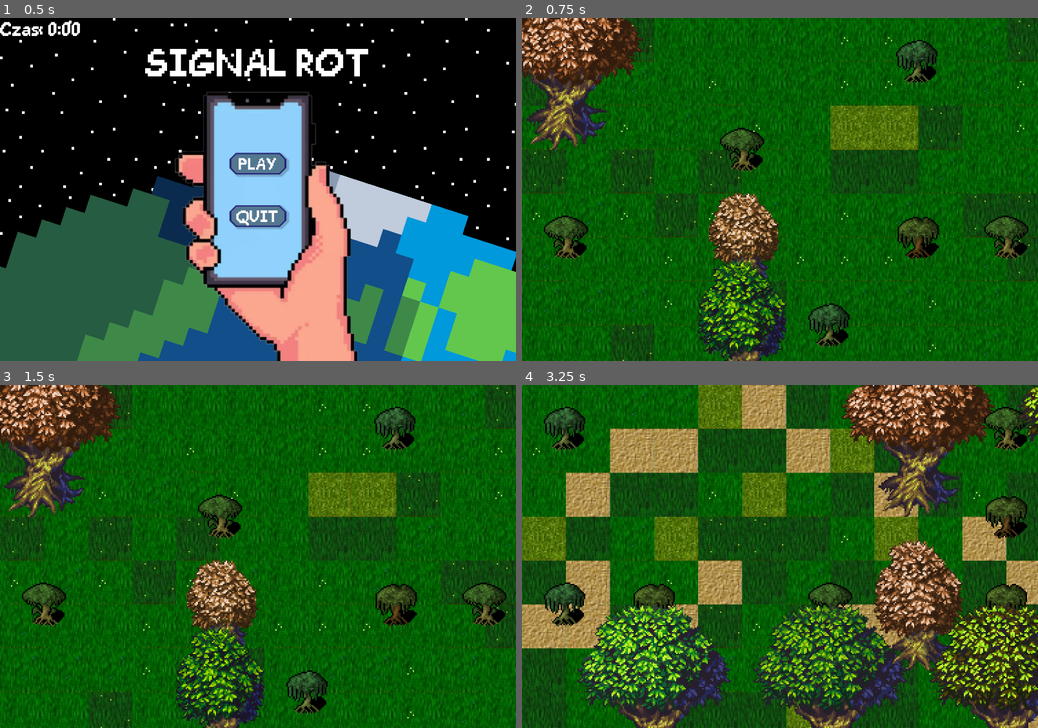
Above: before the commit, frames 1-4 (two rows, left to right).
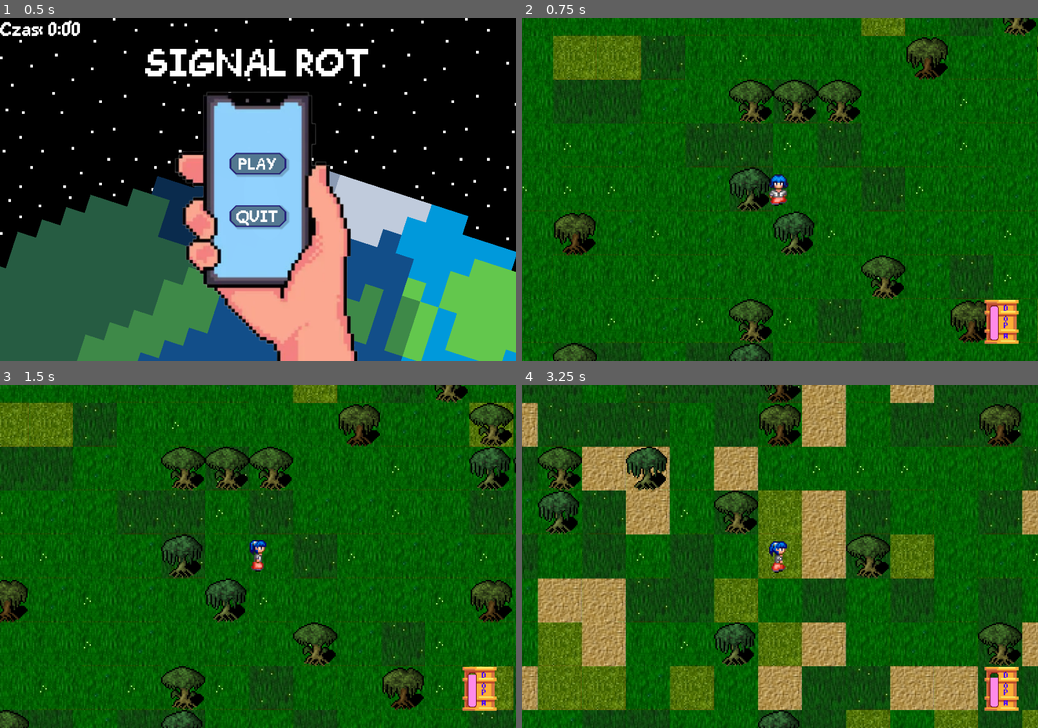
Above: after the commit, the same moments.

Repository: mikowy001/hackaton26
Game: Godot game, scene res://scenes/Main_Menu.tscn
Two runs of this game, one before a commit and one after it. Both use one fixed random seed, a clock stepped at 60 frames per second and the inputs below.
Inputs:
- Up to frame 1 (0.5 s): no input
- Up to frame 2 (0.75 s): click "PLAY" at 0.5 s
- Up to frame 3 (1.5 s): tap Enter at 1.25 s; hold D (move_right) from 1.28 s (still down); tap Space (spacja) at 1.35 s
- Up to frame 4 (3.25 s): release D (move_right) at 2.03 s; hold Down (ui_down) 2.03-2.78 s; tap Space (spacja) at 2.1, 2.85 s; hold D (move_right) from 2.78 s (still down)

Frame 1 is identical in both runs. In frame 2, 40% of the frame differs, in the area x 0-100%, y 0-100%; in frame 3, 43%; in frame 4, 78%.

Commit message:
Revert "Mia v3"

Diff:
--- a/scenes/Player/Player.tscn
+++ b/scenes/Player/Player.tscn
@@ -1,8 +1,8 @@
 [gd_scene format=3 uid="uid://weule5axyb1"]
 
 [ext_resource type="Texture2D" uid="uid://r4t4ru48f34s" path="res://assets/debilka.png" id="1_h00vy"]
-[ext_resource type="Script" uid="uid://8t7544e0bpuq" path="res://scenes/Player/movement.gd" id="1_ky53y"]
-[ext_resource type="Script" uid="uid://damtci6x00tvv" path="res://scenes/Player/sciemnianie.gd" id="2_ved6o"]
+[ext_resource type="Script" uid="uid://cvu1dv7a8rqdq" path="res://scripts/player/player.gd" id="1_ved6o"]
+[ext_resource type="Shader" uid="uid://7ujk612gd6es" path="res://scenes/Player/dopamine.gdshader" id="3_bvqhm"]
 [ext_resource type="PackedScene" uid="uid://ovts6dnrx0w5" path="res://scenes/ui/dopamine_bar.tscn" id="3_ved6o"]
 
 [sub_resource type="AtlasTexture" id="AtlasTexture_h00vy"]
@@ -175,11 +175,13 @@
 radius = 5.0
 height = 16.0
 
+[sub_resource type="ShaderMaterial" id="ShaderMaterial_ky53y"]
+shader = ExtResource("3_bvqhm")
+shader_parameter/nightness = 0.0
+shader_parameter/night_tint = Color(0.08, 0.12, 0.28, 1)
+
 [node name="Player" type="CharacterBody2D" unique_id=2074806864]
 script = ExtResource("1_ved6o")
-
-[node name="CanvasModulate" type="CanvasModulate" parent="." unique_id=1403899919]
-script = ExtResource("2_ved6o")
 
 [node name="AnimatedSprite2D" type="AnimatedSprite2D" parent="." unique_id=1444178757]
 sprite_frames = SubResource("SpriteFrames_4galn")
@@ -198,3 +200,13 @@
 offset_right = 153.0
 offset_bottom = 85.0
 scale = Vector2(0.5, 0.5)
+
+[node name="CanvasGroup" type="CanvasGroup" parent="." unique_id=575651364]
+
+[node name="ColorRect" type="ColorRect" parent="CanvasGroup" unique_id=327469355]
+material = SubResource("ShaderMaterial_ky53y")
+anchors_preset = 15
+anchor_right = 1.0
+anchor_bottom = 1.0
+grow_horizontal = 2
+grow_vertical = 2
--- a/scenes/Player/sciemnianie.gd
+++ /dev/null
@@ -1,15 +0,0 @@
-extends CanvasModulate
-
-@onready var bar = $"../Camera2D/DopamineBar"
-@onready var canva = $"../CanvasModulate"
-
-const MAX_DOPAMINE := 100.0
-const MIN_BRIGHTNESS := 0.08
-
-
-func _process(_delta: float) -> void:
-	var ratio := clampf(bar.get_dopamine() / MAX_DOPAMINE, 0.0, 1.0)
-
-	var brightness := MIN_BRIGHTNESS + (1.0 - MIN_BRIGHTNESS) * ratio
-	color = Color(brightness, brightness, brightness)
-	canva.color = color
--- a/scripts/ui/dopamine_bar.gd
+++ b/scripts/ui/dopamine_bar.gd
@@ -1,8 +1,6 @@
 extends Node
 
 @onready var theBar = $TextureProgressBar
-
-
 
 var dopamine = 100.0;
 var paused = false;
@@ -16,7 +14,6 @@
 	elif(value < theBar.get_min()): theBar.set_value(theBar.get_min()); return;
 	theBar.set_value(value);
 	dopamine = value;
-
 
 func get_drain_rate():
 	return drain_rate;
--- a/shaders/dopamine_horror.gdshader
+++ /dev/null
@@ -1,70 +0,0 @@
-shader_type canvas_item;
-render_mode unshaded;
-
-// Screen texture sampled with nearest filtering - no smoothing, so pixels stay chunky.
-uniform sampler2D SCREEN_TEXTURE : hint_screen_texture, repeat_disable, filter_nearest;
-
-// 0.0 = fully sane, 1.0 = dopamine empty. Driven by sciemnianie.gd.
-uniform float horror : hint_range(0.0, 1.0) = 0.0;
-uniform float pixel_scale : hint_range(1.0, 8.0) = 2.0;
-
-float hash(vec2 p) {
-	return fract(sin(dot(p, vec2(127.1, 311.7))) * 43758.5453123);
-}
-
-// Classic 4x4 Bayer matrix without a texture lookup.
-float bayer2(vec2 a) {
-	a = floor(a);
-	return fract(a.x / 2.0 + a.y * a.y * 0.75);
-}
-
-float bayer4(vec2 a) {
-	return bayer2(a * 0.5) * 0.25 + bayer2(a);
-}
-
-void fragment() {
-	// Snap every lookup to a pixel grid.
-	vec2 px = SCREEN_PIXEL_SIZE * pixel_scale;
-	vec2 uv = (floor(SCREEN_UV / px) + 0.5) * px;
-
-	// Blocky horizontal tears - offsets are whole screen pixels.
-	float slice = floor(uv.y / (8.0 * px.y));
-	float tick = floor(TIME * 7.0);
-	float tear = step(1.0 - 0.16 * horror, hash(vec2(slice, tick)));
-	uv.x += (hash(vec2(slice + 19.0, tick)) - 0.5) * 32.0 * px.x * tear * horror;
-	uv = clamp(uv, px * 0.5, vec2(1.0) - px * 0.5);
-
-	vec3 col = texture(SCREEN_TEXTURE, uv).rgb;
-
-	// Drain the colour.
-	float gray = dot(col, vec3(0.2126, 0.7152, 0.0722));
-	col = mix(col, vec3(gray), horror);
-
-	// Crimson creeps into what shadows remain.
-	col = mix(col, vec3(0.22, 0.0, 0.03), horror * (1.0 - gray) * 0.8);
-
-	// Ordered dithering into a shrinking palette - retro crunch, no blur.
-	float levels = mix(256.0, 4.0, horror);
-	float dither = (bayer4(floor(uv / px)) - 0.5) * horror / levels;
-	col = floor((col + dither) * levels + 0.5) / levels;
-
-	// Stepped vignette - the dark closes in.
-	vec2 centered = (uv - 0.5) * vec2(SCREEN_PIXEL_SIZE.y / SCREEN_PIXEL_SIZE.x, 1.0);
-	float vignette = 1.0 - smoothstep(0.25, 0.95, length(centered));
-	vignette = floor(vignette * 8.0 + 0.5) / 8.0;
-	col *= mix(1.0, vignette, horror);
-
-	// Hard scanlines.
-	float scan = mod(floor(uv.y / (2.0 * px.y)), 2.0);
-	col *= mix(1.0, mix(0.85, 1.0, scan), horror);
-
-	// Heartbeat and sparse static snow.
-	float beat = pow(max(0.0, sin(TIME * 5.5)), 16.0);
-	col.r += beat * horror * 0.12;
-
-	vec2 cell = floor(uv / (3.0 * px));
-	float snow = step(1.0 - 0.02 * horror, hash(cell + floor(TIME * 16.0)));
-	col = mix(col, vec3(0.9), snow * horror * 0.8);
-
-	COLOR = vec4(clamp(col, 0.0, 1.0), 1.0);
-}
--- a/world.gd
+++ b/world.gd
@@ -21,16 +21,15 @@
 		print(info)
 
 func _process(delta: float) -> void:
-	if(debug):
-		if Input.is_action_pressed("ui_up"):
-			noise_scale += 0.1
-			print(noise_scale)
-			generate_map()
+	if Input.is_action_pressed("ui_up"):
+		noise_scale += 0.1
+		print(noise_scale)
+		generate_map()
 
-		if Input.is_action_pressed("ui_down"):
-			noise_scale -= 0.1
-			print(noise_scale)
-			generate_map()
+	if Input.is_action_pressed("ui_down"):
+		noise_scale -= 0.1
+		print(noise_scale)
+		generate_map()
 
 
 func generate_map():
@@ -53,14 +52,13 @@
 				)
 			elif (random_for_tree == 1):
 				var arrayX = [8, 10, 12, 14, 0, 2, 4, 6, 0, 4, 8, 12]
-				var arrayY = [0, 0, 0, 0, 2, 2, 2, 2, 5, 5, 5, 5]
+				var arrayY = [0, 0, 0, 0, 2, 2, 2, 2, 4, 4, 4, 4]
 				var ranarr = randi_range(0, 11)
 				tree_layer.set_cell(
 					Vector2i(x, y),
 					1,
 					Vector2i(arrayX[ranarr], arrayY[ranarr])
 				)
-
 
 			var noise_value = noise.get_noise_2d(x, y) * noise_scale
 
--- a/world.tscn
+++ b/world.tscn
@@ -3,7 +3,6 @@
 [ext_resource type="Script" uid="uid://bds6thy4xl16c" path="res://world.gd" id="1_fj7yv"]
 [ext_resource type="Texture2D" uid="uid://ch86xgemoeg1j" path="res://assets/world_sprites.png" id="3_aqk2v"]
 [ext_resource type="PackedScene" uid="uid://weule5axyb1" path="res://scenes/Player/Player.tscn" id="3_tlwt5"]
-[ext_resource type="Texture2D" uid="uid://cf0ovo44ss3te" path="res://assets/tree-variations.png" id="4_036b0"]
 [ext_resource type="PackedScene" uid="uid://d0i4i6bl1mf3b" path="res://scenes/mechanics/hotspot.tscn" id="4_aqk2v"]
 
 [sub_resource type="TileSetAtlasSource" id="TileSetAtlasSource_tlwt5"]
@@ -63,46 +62,13 @@
 2:2/0 = 0
 2:2/0/physics_layer_0/polygon_0/points = PackedVector2Array(-16, -16, 16, -16, 16, 16, -16, 16)
 
-[sub_resource type="TileSetAtlasSource" id="TileSetAtlasSource_dwbse"]
-texture = ExtResource("4_036b0")
+[sub_resource type="TileSetAtlasSource" id="TileSetAtlasSource_036b0"]
 texture_region_size = Vector2i(32, 32)
 0:0/0 = 0
 2:0/0 = 0
 4:0/0 = 0
 6:0/0 = 0
 8:0/0 = 0
-8:0/0/physics_layer_0/polygon_0/points = PackedVector2Array(14.111847, 32, 14.676323, -21.450008, -16.36974, -20.885532, -11.2894745, 24.836853)
-10:0/size_in_atlas = Vector2i(2, 2)
-10:0/0 = 0
-10:0/0/physics_layer_0/polygon_0/points = PackedVector2Array(14.111847, 32, 14.676323, -21.450008, -16.36974, -20.885532, -11.2894745, 24.836853)
-12:0/size_in_atlas = Vector2i(2, 2)
-12:0/0 = 0
-12:0/0/physics_layer_0/polygon_0/points = PackedVector2Array(14.111847, 32, 14.676323, -21.450008, -16.36974, -20.885532, -11.2894745, 24.836853)
-14:0/size_in_atlas = Vector2i(2, 2)
-14:0/0 = 0
-14:0/0/physics_layer_0/polygon_0/points = PackedVector2Array(14.111847, 32, 14.676323, -21.450008, -16.36974, -20.885532, -11.2894745, 24.836853)
-6:2/size_in_atlas = Vector2i(2, 3)
-6:2/0 = 0
-6:2/0/physics_layer_0/polygon_0/points = PackedVector2Array(-14.111847, 32, -12.418423, 20.32106, 12.982903, 19.756584, 15.805267, 32)
-4:2/size_in_atlas = Vector2i(2, 3)
-4:2/0 = 0
-4:2/0/physics_layer_0/polygon_0/points = PackedVector2Array(-14.111847, 32, -12.418423, 20.32106, 12.982903, 19.756584, 15.805267, 32)
-2:2/size_in_atlas = Vector2i(2, 3)
-2:2/0 = 0
-2:2/0/physics_layer_0/polygon_0/points = PackedVector2Array(-14.111847, 32, -12.418423, 20.32106, 12.982903, 19.756584, 15.805267, 32)
-0:2/size_in_atlas = Vector2i(2, 3)
-0:2/0 = 0
-0:2/0/physics_layer_0/polygon_0/points = PackedVector2Array(-14.111847, 32, -12.418423, 20.32106, 12.982903, 19.756584, 15.805267, 32)
-0:5/size_in_atlas = Vector2i(4, 4)
-0:5/0 = 0
-0:5/0/physics_layer_0/polygon_0/points = PackedVector2Array(-16.36974, 47.980278, -15.805267, 22.01448, 12.982903, 22.578957, 16.369743, 47.415802)
-4:5/size_in_atlas = Vector2i(4, 4)
-4:5/0 = 0
-4:5/0/physics_layer_0/polygon_0/points = PackedVector2Array(-16.36974, 47.980278, -15.805267, 22.01448, 12.982903, 22.578957, 16.369743, 47.415802)
-8:5/size_in_atlas = Vector2i(4, 4)
-8:5/0 = 0
-8:5/0/physics_layer_0/polygon_0/points = PackedVector2Array(-16.36974, 47.980278, -15.805267, 22.01448, 12.982903, 22.578957, 16.369743, 47.415802)
-12:5/size_in_atlas = Vector2i(4, 4)
 10:0/0 = 0
 12:0/0 = 0
 14:0/0 = 0
@@ -117,13 +83,13 @@
 8:5/0 = 0
 8:5/0/physics_layer_0/polygon_0/points = PackedVector2Array(17.524689, 53.689285, -13.382492, 54.326546, -13.382492, 20.551682, 14.338379, 22.144836)
 12:5/0 = 0
-12:5/0/physics_layer_0/polygon_0/points = PackedVector2Array(-16.36974, 47.980278, -15.805267, 22.01448, 12.982903, 22.578957, 16.369743, 47.415802)
+12:5/0/physics_layer_0/polygon_0/points = PackedVector2Array(17.524689, 53.689285, -13.382492, 54.326546, -13.382492, 20.551682, 14.338379, 22.144836)
 
 [sub_resource type="TileSet" id="TileSet_63hht"]
-tile_size = Vector2i(64, 64)
+tile_size = Vector2i(32, 32)
 physics_layer_0/collision_layer = 1
 sources/0 = SubResource("TileSetAtlasSource_aqk2v")
-sources/1 = SubResource("TileSetAtlasSource_dwbse")
+sources/1 = SubResource("TileSetAtlasSource_036b0")
 
 [node name="World" type="Node2D" unique_id=1933542707]
 script = ExtResource("1_fj7yv")
@@ -136,7 +102,6 @@
 tile_set = SubResource("TileSet_o21qa")
 
 [node name="Trees" type="TileMapLayer" parent="Ground" unique_id=76553139]
-z_index = 1
 tile_set = SubResource("TileSet_63hht")
 
 [node name="Hotspot" parent="." unique_id=613247634 instance=ExtResource("4_aqk2v")]
Not shown, removed: scenes/Player/sciemnianie.gd.uid
Not shown, removed: shaders/dopamine_horror.gdshader.uid
